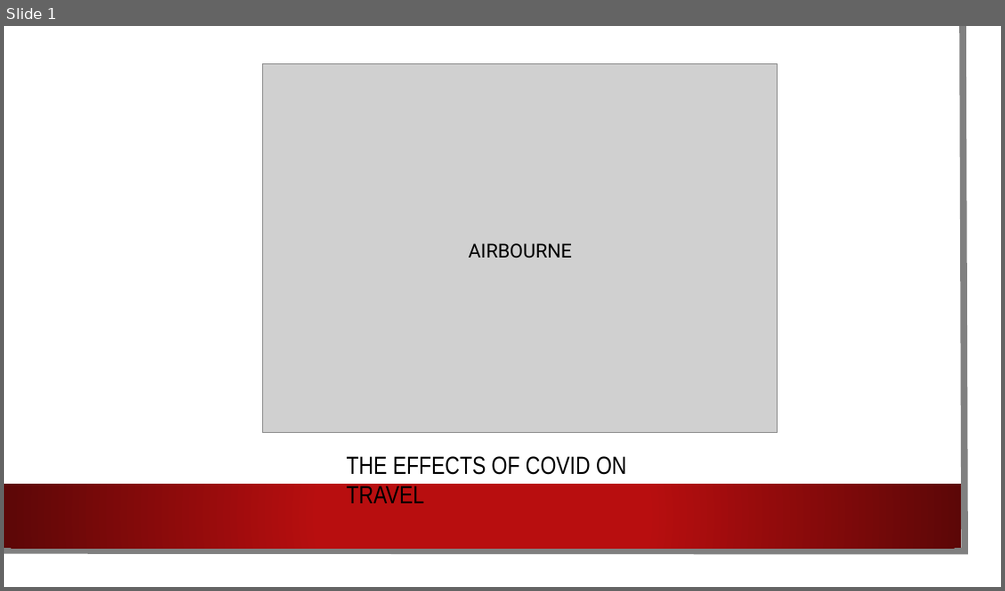
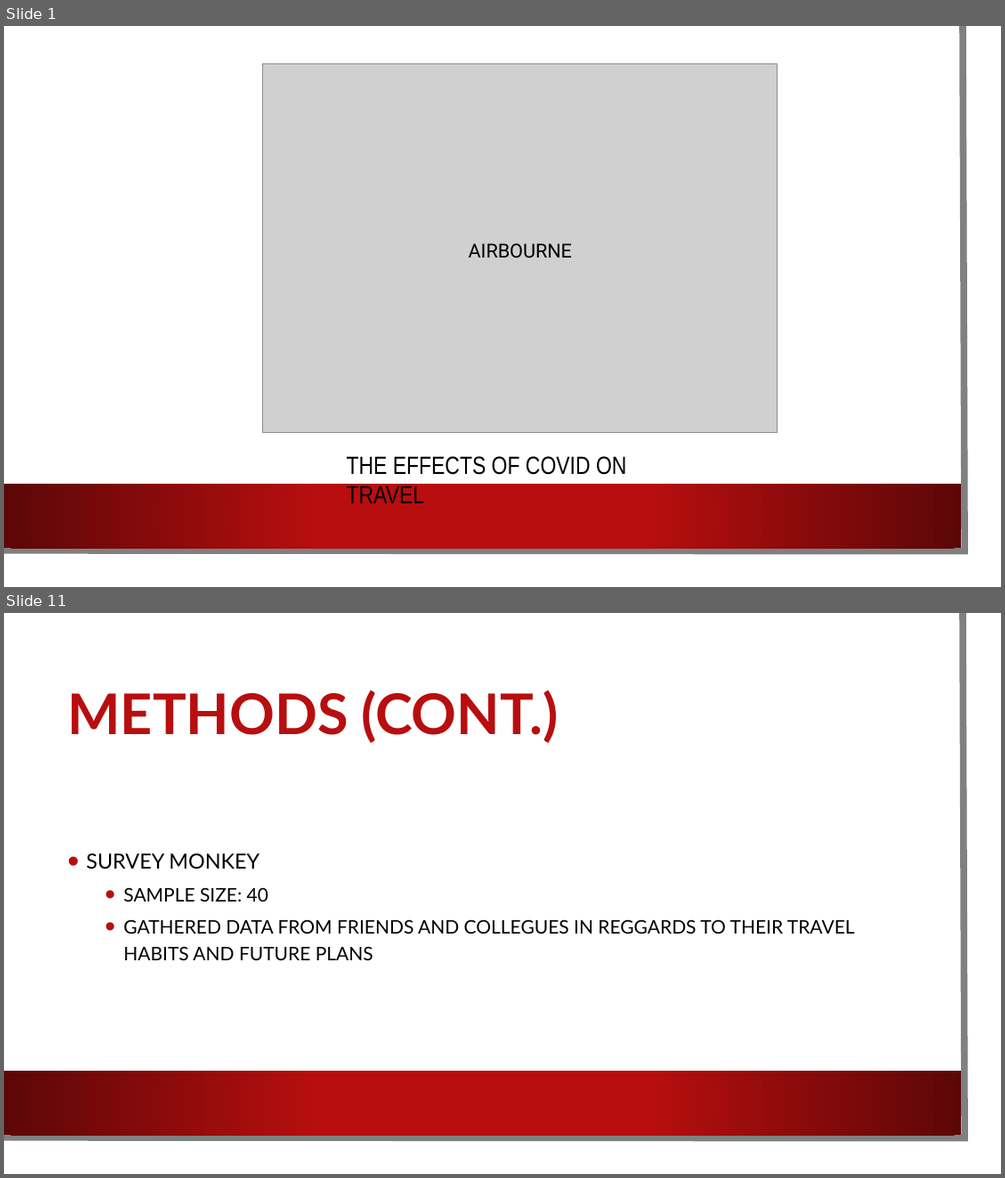
Before and after one commit to Team-Dynamite/Project-TNT, a slide deck: Media/Presentation (1).pptx. Shown one above the other, each under a label of ours: slide 1 before the commit, slides 1 and 11 after it; the slides between them are not shown. The pictures are 1005x591 and 1005x1178 pixels, drawn with LibreOffice and Linux fonts; fonts in the diff are those of the drawing; grey boxes stand for pictures; background and template pictures are left out. Boxes give left, top, right and bottom in pixels: in the first picture for what was removed or moved away, otherwise in the second. Text is boxed around its words. In the diff, an @@ line names an element or a change of style, - is before the commit and + after.

```diff
--- a/Media/Presentation (1).pptx
+++ b/Media/Presentation (1).pptx
@@ slide 11 added at [4, 613, 1001, 1174], background picture (left out); not listed: 3 template elements that a slide beside it also shows @@
@@ title added at [67, 690, 558, 743], 54 pt, text #B80E0F, bold @@
+METHODS (CONT.)
@@ text added at [86, 853, 855, 960], 18 pt, text #000000 @@
+• SURVEY MONKEY
+  • SAMPLE SIZE: 40
+  • GATHERED DATA FROM FRIENDS AND COLLEGUES IN REGGARDS TO THEIR TRAVEL HABITS AND FUTURE PLANS
```
Also in this commit, not shown: 9 slides changed, 4 other slides added, 3 slides removed.
